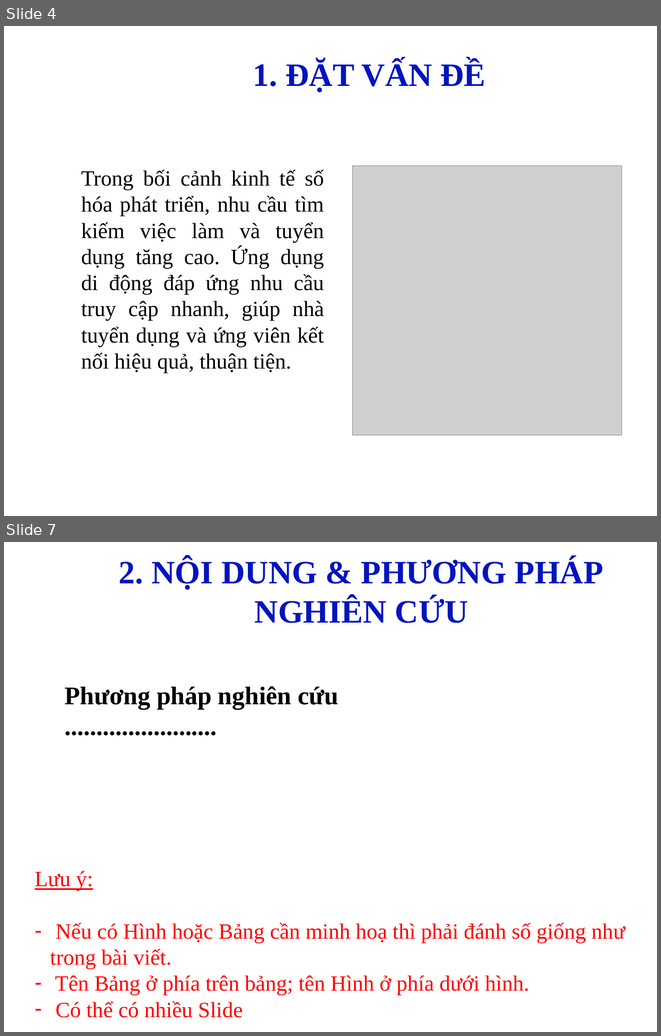
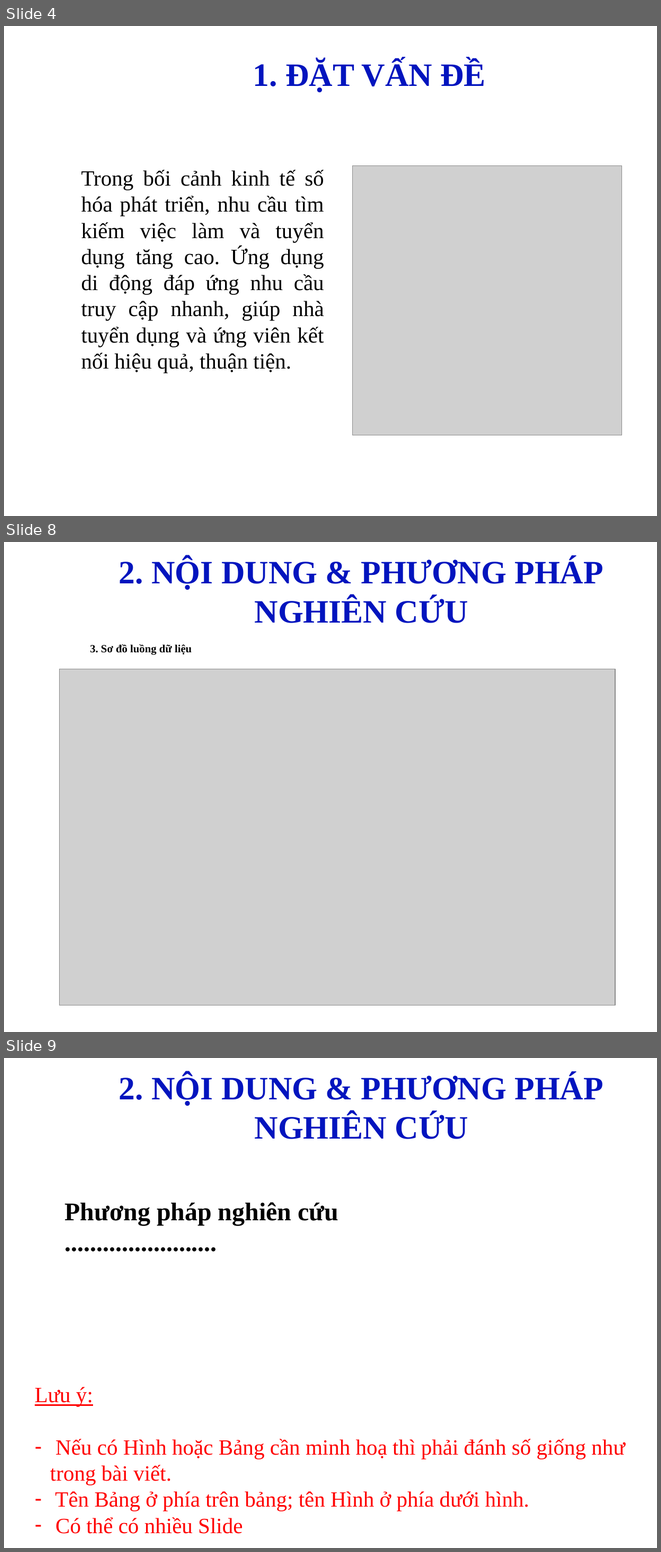
Before and after one commit to LePhuocLoi4850/luan-van, a slide deck: [MAU] Slide bao cao_LVTN.ppt. Shown one above the other, each under a label of ours: slides 4 and 7 before the commit, slides 4, 8 and 9 after it; the slides between them are not shown. The pictures are 661x1036 and 661x1552 pixels, drawn with LibreOffice and Linux fonts; fonts in the diff are those of the drawing; grey boxes stand for pictures; background and template pictures are left out. Boxes give left, top, right and bottom in pixels: in the first picture for what was removed or moved away, otherwise in the second. Text is boxed around its words. In the diff, an @@ line names an element or a change of style, - is before the commit and + after.

```diff
--- a/[MAU] Slide bao cao_LVTN.ppt
+++ b/[MAU] Slide bao cao_LVTN.ppt
@@ slide 8 added at [4, 542, 657, 1032], background picture (left out) @@
@@ text added at [119, 557, 603, 623], 36 pt, text #0214BE, bold @@
+2. NỘI DUNG & PHƯƠNG PHÁP
+NGHIÊN CỨU
@@ text added at [90, 644, 192, 655], 12.1 pt, text #000000, bold @@
+3. Sơ đồ luồng dữ liệu
@@ picture added at [60, 669, 615, 1006] @@
@@ what was slide 7 is now slide 9 @@
```
Also in this commit, not shown: 2 slides changed, 1 other slide added, 33 other files.
